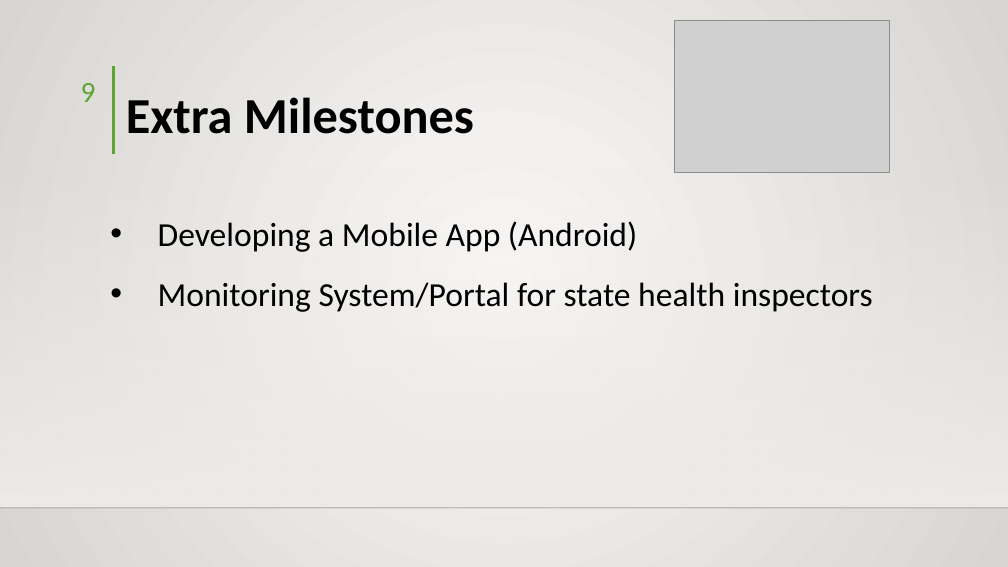
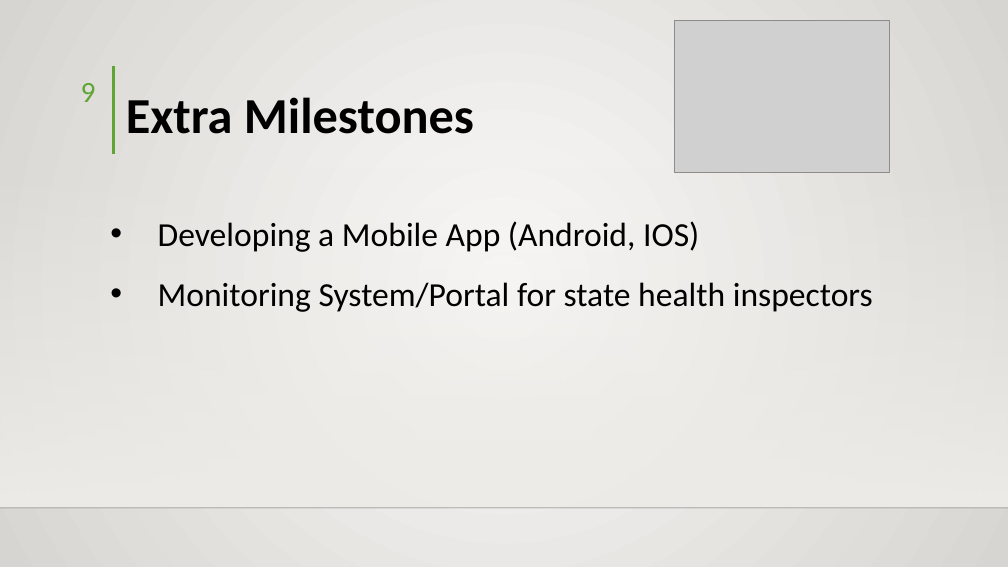
Before and after one commit to hisni/CO227-Project, a slide deck: slide 9 of Presantation/Presentation - Final.pptx. Drawn at 1008x567 pixels with LibreOffice and Linux fonts; fonts in the diff are those of the drawing; grey boxes stand for pictures; background and template pictures are left out. Boxes give left, top, right and bottom in pixels: in the first picture for what was removed or moved away, otherwise in the second. Text is boxed around its words. In the diff, an @@ line names an element or a change of style, - is before the commit and + after.

```diff
--- a/Presantation/Presentation - Final.pptx
+++ b/Presantation/Presentation - Final.pptx
@@ text at [158, 221, 699, 252]: text changed @@
-• Developing a Mobile App (Android)
+• Developing a Mobile App (Android, IOS)
```
Also in this commit, not shown: 1 other slide changed.
